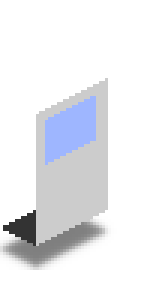
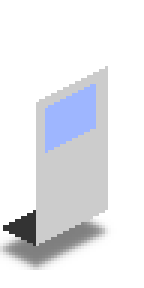
Layer changes from the first (144, 288) image to the second:
painted on "Roof" over [36, 69, 105, 114]
painted on "Glass copy" over [45, 84, 96, 165]
painted on "Side" over [36, 66, 108, 165]
